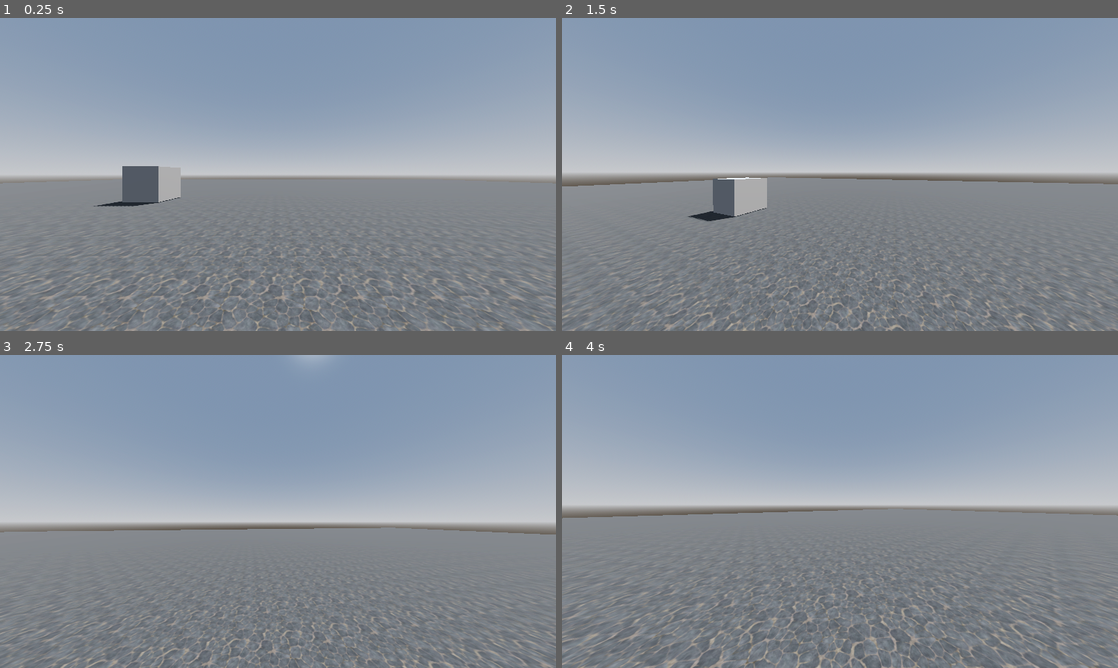
Above: before the commit, frames 1-4 (two rows, left to right).
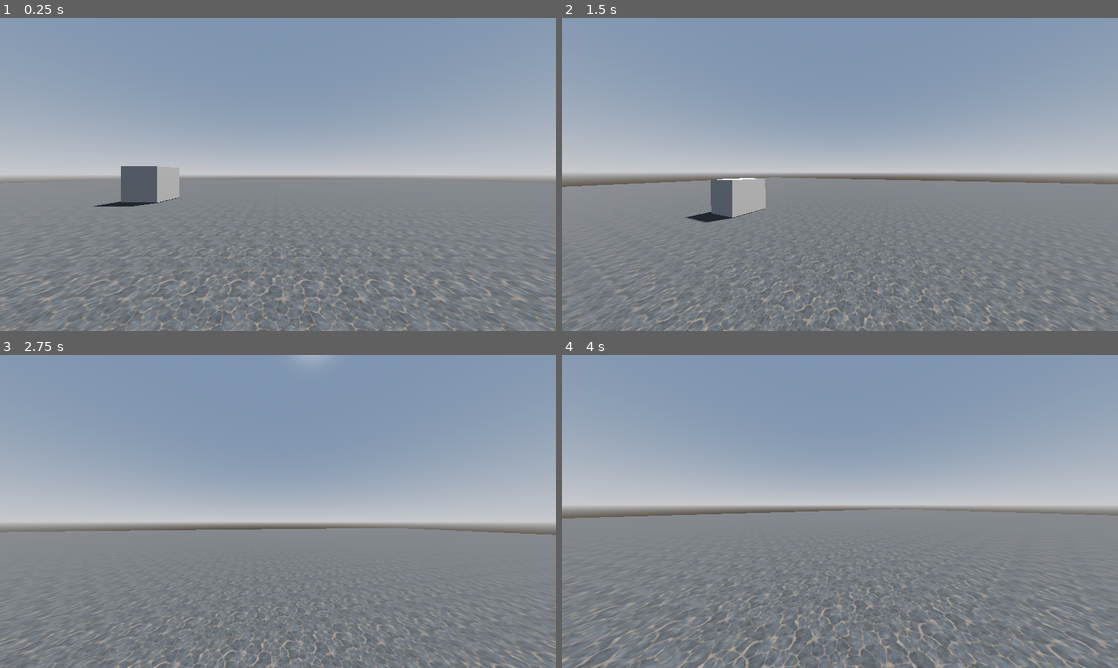
Above: after the commit, the same moments.

Repository: Kmagameguy/FPS-Test
Game: Godot game, scene res://Scenes/world.tscn
Same seed, same stepped clock (60 frames per second), same inputs: the game is played once before the commit and once after it.
Inputs (mouse positions are in pixels of both pictures, inside the frame that each line leads up to):
- Up to frame 1 (0.25 s): no input
- Up to frame 2 (1.5 s): move the mouse to (867, 174) at 0.52 s; hold W (forward) from 0.53 s (still down); tap Shift (sprint) at 0.6 s; tap Space (jump) at 0.77, 0.8, 1.07, 1.35 s; move the mouse to (812, 174) at 1.27 s
- Up to frame 3 (2.75 s): keep holding W (forward); tap Space (jump) at 1.52, 1.82, 2.3 s; tap Shift (sprint) at 1.55, 2.1 s; move the mouse to (289, 505) at 2.02 s
- Up to frame 4 (4 s): keep holding W (forward); move the mouse to (834, 517) at 2.77 s; tap Ctrl (tiptoe) at 2.85 s; tap Space (jump) at 3.02, 3.32, 3.77, 3.8 s; tap Shift (sprint) at 3.05, 3.6 s; move the mouse to (878, 514) at 3.52 s

The runs differ from the first frame. In frame 1, 1.7% of the frame differs, in the area x 0-100%, y 47-100%; in frame 2, 4.3%; in frame 3, 3.8%; in frame 4, 6.0%, in the area x 0-100%, y 49-100%.

Commit message:
Godot 4.7 & Bug Fixes (#2)
* Update to Godot 4.7

* Inverse update & physics_update Code; Woops

* Fix Jump-Related Bug When Tip-Toeing

* Fix Jump Floatiness

* Add *.uid Files

* Clear Transformation Warning

Diff:
--- a/Scenes/player_controller.tscn
+++ b/Scenes/player_controller.tscn
@@ -1,58 +1,57 @@
-[gd_scene load_steps=12 format=3 uid="uid://7v5q1i10fneg"]
+[gd_scene format=3 uid="uid://7v5q1i10fneg"]
 
-[ext_resource type="Script" path="res://Scripts/Player.gd" id="1_m2e61"]
-[ext_resource type="Script" path="res://Scripts/player_state_machine.gd" id="2_033c6"]
-[ext_resource type="Script" path="res://Scripts/player_idle_state.gd" id="3_3uyrk"]
-[ext_resource type="Script" path="res://Scripts/player_walk_state.gd" id="4_2vd8x"]
-[ext_resource type="Script" path="res://Scripts/player_tip_toe_state.gd" id="4_16a1l"]
-[ext_resource type="Script" path="res://Scripts/player_jump_state.gd" id="4_l6q85"]
-[ext_resource type="Script" path="res://Scripts/player_fall_state.gd" id="4_lomln"]
-[ext_resource type="Script" path="res://Scripts/player_sprint_state.gd" id="5_d13fw"]
-[ext_resource type="Script" path="res://Scripts/player_double_jump_state.gd" id="5_jalsx"]
+[ext_resource type="Script" uid="uid://ccr31dpq3owas" path="res://Scripts/Player.gd" id="1_m2e61"]
+[ext_resource type="Script" uid="uid://dyyeyg5wvyy7r" path="res://Scripts/player_state_machine.gd" id="2_033c6"]
+[ext_resource type="Script" uid="uid://b4er171myucyg" path="res://Scripts/player_idle_state.gd" id="3_3uyrk"]
+[ext_resource type="Script" uid="uid://buj0ecaoi8wyd" path="res://Scripts/player_walk_state.gd" id="4_2vd8x"]
+[ext_resource type="Script" uid="uid://jgxp8k57fmiw" path="res://Scripts/player_tip_toe_state.gd" id="4_16a1l"]
+[ext_resource type="Script" uid="uid://d07mf0y4dcqjj" path="res://Scripts/player_jump_state.gd" id="4_l6q85"]
+[ext_resource type="Script" uid="uid://cj5cvduf3p2yk" path="res://Scripts/player_fall_state.gd" id="4_lomln"]
+[ext_resource type="Script" uid="uid://bci2ya425xj4e" path="res://Scripts/player_sprint_state.gd" id="5_d13fw"]
+[ext_resource type="Script" uid="uid://b380l8pwlv734" path="res://Scripts/player_double_jump_state.gd" id="5_jalsx"]
 
 [sub_resource type="CapsuleMesh" id="CapsuleMesh_i5u8c"]
 
 [sub_resource type="ConvexPolygonShape3D" id="ConvexPolygonShape3D_00688"]
 points = PackedVector3Array(-0.125207, -0.532801, -0.480507, 0.0227831, 0.47607, 0.498884, 0.169713, 0.559144, 0.464172 …(924 unchanged characters)…
 
-[node name="Player" type="CharacterBody3D"]
-transform = Transform3D(1, 0, 0, 0, 1, 0, 0, 0, 1, 0, 0.111661, 0)
+[node name="Player" type="CharacterBody3D" unique_id=768835453]
 script = ExtResource("1_m2e61")
 
-[node name="PlayerMesh" type="MeshInstance3D" parent="."]
+[node name="PlayerMesh" type="MeshInstance3D" parent="." unique_id=1192336428]
 transform = Transform3D(1, 0, 0, 0, 1, 0, 0, 0, 1, 0, 1.01561, 0)
 mesh = SubResource("CapsuleMesh_i5u8c")
 
-[node name="PlayerCollision" type="CollisionShape3D" parent="."]
+[node name="PlayerCollision" type="CollisionShape3D" parent="." unique_id=1481192737]
 transform = Transform3D(1, 0, 0, 0, 1, 0, 0, 0, 1, 0, 1.01561, 0)
 shape = SubResource("ConvexPolygonShape3D_00688")
 
-[node name="Head" type="Node3D" parent="."]
+[node name="Head" type="Node3D" parent="." unique_id=962175017]
 transform = Transform3D(1, 0, 0, 0, 1, 0, 0, 0, 1, 0, 1.61846, 0.338459)
 
-[node name="PlayerView" type="Camera3D" parent="Head"]
+[node name="PlayerView" type="Camera3D" parent="Head" unique_id=138934788]
 
-[node name="PlayerStateMachine" type="Node" parent="." node_paths=PackedStringArray("CURRENT_STATE")]
+[node name="PlayerStateMachine" type="Node" parent="." unique_id=2140479651 node_paths=PackedStringArray("CURRENT_STATE")]
 script = ExtResource("2_033c6")
 CURRENT_STATE = NodePath("PlayerIdleState")
 
-[node name="PlayerIdleState" type="Node" parent="PlayerStateMachine"]
+[node name="PlayerIdleState" type="Node" parent="PlayerStateMachine" unique_id=1824404533]
 script = ExtResource("3_3uyrk")
 
-[node name="PlayerFallState" type="Node" parent="PlayerStateMachine"]
+[node name="PlayerFallState" type="Node" parent="PlayerStateMachine" unique_id=321339359]
 script = ExtResource("4_lomln")
 
-[node name="PlayerJumpState" type="Node" parent="PlayerStateMachine"]
+[node name="PlayerJumpState" type="Node" parent="PlayerStateMachine" unique_id=404536001]
 script = ExtResource("4_l6q85")
 
-[node name="PlayerDoubleJumpState" type="Node" parent="PlayerStateMachine"]
+[node name="PlayerDoubleJumpState" type="Node" parent="PlayerStateMachine" unique_id=618414177]
 script = ExtResource("5_jalsx")
 
-[node name="PlayerTipToeState" type="Node" parent="PlayerStateMachine"]
+[node name="PlayerTipToeState" type="Node" parent="PlayerStateMachine" unique_id=704453282]
 script = ExtResource("4_16a1l")
 
-[node name="PlayerSprintState" type="Node" parent="PlayerStateMachine"]
+[node name="PlayerSprintState" type="Node" parent="PlayerStateMachine" unique_id=1051243682]
 script = ExtResource("5_d13fw")
 
-[node name="PlayerWalkState" type="Node" parent="PlayerStateMachine"]
+[node name="PlayerWalkState" type="Node" parent="PlayerStateMachine" unique_id=506104373]
 script = ExtResource("4_2vd8x")
--- a/Scenes/world.tscn
+++ b/Scenes/world.tscn
@@ -24,35 +24,35 @@
 
 [sub_resource type="BoxShape3D" id="BoxShape3D_j5vim"]
 
-[node name="World" type="Node3D"]
+[node name="World" type="Node3D" unique_id=383643689]
 
-[node name="WorldEnvironment" type="WorldEnvironment" parent="."]
+[node name="WorldEnvironment" type="WorldEnvironment" parent="." unique_id=285631595]
 environment = SubResource("Environment_5isl0")
 
-[node name="DirectionalLight3D" type="DirectionalLight3D" parent="."]
+[node name="DirectionalLight3D" type="DirectionalLight3D" parent="." unique_id=1749015214]
 transform = Transform3D(-0.866025, -0.433013, 0.25, 0, 0.5, 0.866025, -0.5, 0.75, -0.433013, 0, 0, 0)
 shadow_enabled = true
 
-[node name="EnvironmentMeshes" type="Node3D" parent="."]
+[node name="EnvironmentMeshes" type="Node3D" parent="." unique_id=740190176]
 
-[node name="GroundPlane" type="CSGBox3D" parent="EnvironmentMeshes"]
+[node name="GroundPlane" type="CSGBox3D" parent="EnvironmentMeshes" unique_id=938161215]
 transform = Transform3D(1, 0, 0, 0, 1, 0, 0, 0, 1, 0.00803566, -0.032505, -0.00945663)
 material_override = SubResource("StandardMaterial3D_k0u5d")
 use_collision = true
 size = Vector3(100, 0.002, 100)
 
-[node name="Box" type="MeshInstance3D" parent="EnvironmentMeshes"]
+[node name="Box" type="MeshInstance3D" parent="EnvironmentMeshes" unique_id=1987905800]
 transform = Transform3D(2, 0, 0, 0, 2, 0, 0, 0, 2, -7.59898, 1, -9.38562)
 mesh = SubResource("BoxMesh_ffe1i")
 
-[node name="BoxBody" type="StaticBody3D" parent="EnvironmentMeshes/Box"]
+[node name="BoxBody" type="StaticBody3D" parent="EnvironmentMeshes/Box" unique_id=482289292]
 
-[node name="BoxCollision" type="CollisionShape3D" parent="EnvironmentMeshes/Box/BoxBody"]
+[node name="BoxCollision" type="CollisionShape3D" parent="EnvironmentMeshes/Box/BoxBody" unique_id=1314967120]
 shape = SubResource("BoxShape3D_j5vim")
 
-[node name="Ramp" type="CSGPolygon3D" parent="EnvironmentMeshes"]
+[node name="Ramp" type="CSGPolygon3D" parent="EnvironmentMeshes" unique_id=709677232]
 transform = Transform3D(1, 0, 0, 0, 1, 0, 0, 0, 1, 3.5028, 0, 0.479416)
 use_collision = true
 polygon = PackedVector2Array(0, 0, 0, 0, 2.86617, 0.914696, 3, 0)
 
-[node name="Player" parent="." instance=ExtResource("2_60ju1")]
+[node name="Player" parent="." unique_id=766434478 instance=ExtResource("2_60ju1")]
--- a/Scripts/Player.gd
+++ b/Scripts/Player.gd
@@ -90,10 +90,12 @@
 		velocity.x = lerp(velocity.x, _direction.x * speed, acceleration)
 		velocity.z = lerp(velocity.z, _direction.z * speed, acceleration)
 	else:
-		var current_velocity = Vector3(velocity.x, velocity.y, velocity.z)
-		var temp_vector = move_toward(Vector3(velocity.x, velocity.y, velocity.z).length(), 0, deceleration)
-		velocity.x = current_velocity.normalized().x * temp_vector
-		velocity.z = current_velocity.normalized().z * temp_vector
+		var horizontal_velocity := Vector3(velocity.x, 0, velocity.z)
+		var new_speed := move_toward(horizontal_velocity.length(), 0, deceleration)
+		var new_horizontal := horizontal_velocity.normalized() * new_speed
+
+		velocity.x = new_horizontal.x
+		velocity.z = new_horizontal.z
 
 func update_velocity() -> void:
 	move_and_slide()
--- a/Scripts/player_fall_state.gd
+++ b/Scripts/player_fall_state.gd
@@ -10,19 +10,22 @@
 	_previous_state = previous_state
 
 func update(delta: float) -> void:
+	PLAYER.update_fov(SPEED, delta)
+
+func physics_update(delta: float) -> void:
 	PLAYER.update_gravity(delta)
 	PLAYER.update_input(SPEED, ACCELERATION, DECELERATION)
 	PLAYER.update_velocity()
 
-	if Input.is_action_just_pressed(PLAYER.STATES.JUMP.ACTION) && _not_previously_jumping():
-		transition.emit(PLAYER.STATES.JUMP.NAME)
+	if Input.is_action_just_pressed(PLAYER.STATES.JUMP.ACTION):
+		if _not_previously_jumping():
+			transition.emit(PLAYER.STATES.JUMP.NAME)
+		elif _previous_state is PlayerJumpState:
+			transition.emit(PLAYER.STATES.DOUBLE_JUMP.NAME)
 
 	if PLAYER.is_on_floor():
 		transition.emit(PLAYER.STATES.IDLE.NAME)
 
-func update_physics(delta: float) -> void:
-	PLAYER.update_fov(SPEED, delta)
-
 func _not_previously_jumping() -> bool:
 	return !(_previous_state is PlayerJumpState ||
 				_previous_state is PlayerDoubleJumpState)
--- a/Scripts/player_idle_state.gd
+++ b/Scripts/player_idle_state.gd
@@ -5,6 +5,10 @@
 @export var DECELERATION: float = 0.25
 
 func update(delta: float) -> void:
+	PLAYER.update_headbob(delta)
+	PLAYER.update_fov(SPEED, delta)
+
+func physics_update(delta: float) -> void:
 	PLAYER.update_gravity(delta)
 	PLAYER.update_input(SPEED, ACCELERATION, DECELERATION)
 	PLAYER.update_velocity()
@@ -17,7 +21,3 @@
 
 	if PLAYER.velocity.y < -3.0 && PLAYER.is_in_air():
 		transition.emit(PLAYER.STATES.FALL.NAME)
-
-func physics_update(delta: float) -> void:
-	PLAYER.update_headbob(delta)
-	PLAYER.update_fov(SPEED, delta)
--- a/Scripts/player_jump_state.gd
+++ b/Scripts/player_jump_state.gd
@@ -10,6 +10,9 @@
 	PLAYER.velocity.y = JUMP_VELOCITY
 
 func update(delta: float) -> void:
+	PLAYER.update_fov(SPEED, delta)
+
+func physics_update(delta: float) -> void:
 	PLAYER.update_gravity(delta)
 	PLAYER.update_input(SPEED * INPUT_REDUCER, ACCELERATION, DECELERATION)
 	PLAYER.update_velocity()
@@ -26,6 +29,3 @@
 
 	if PLAYER.velocity.y < -4.0 && PLAYER.is_in_air():
 		transition.emit(PLAYER.STATES.FALL.NAME)
-
-func physics_update(delta: float) -> void:
-	PLAYER.update_fov(SPEED, delta)
--- a/Scripts/player_sprint_state.gd
+++ b/Scripts/player_sprint_state.gd
@@ -5,6 +5,10 @@
 @export var DECELERATION: float = 0.25
 
 func update(delta: float) -> void:
+	PLAYER.update_headbob(delta)
+	PLAYER.update_fov(SPEED, delta)
+
+func physics_update(delta: float) -> void:
 	PLAYER.update_gravity(delta)
 	PLAYER.update_input(SPEED, ACCELERATION, DECELERATION)
 	PLAYER.update_velocity()
@@ -17,7 +21,3 @@
 
 	if PLAYER.velocity.y < -3.0 && PLAYER.is_in_air():
 		transition.emit(PLAYER.STATES.FALL.NAME)
-
-func physics_update(delta: float) -> void:
-	PLAYER.update_headbob(delta)
-	PLAYER.update_fov(SPEED, delta)
--- a/Scripts/player_tip_toe_state.gd
+++ b/Scripts/player_tip_toe_state.gd
@@ -5,6 +5,10 @@
 @export var DECELERATION: float = 0.25
 
 func update(delta: float) -> void:
+	PLAYER.update_headbob(delta)
+	PLAYER.update_fov(SPEED, delta)
+
+func physics_update(delta: float) -> void:
 	PLAYER.update_gravity(delta)
 	PLAYER.update_input(SPEED, ACCELERATION, DECELERATION)
 	PLAYER.update_velocity()
@@ -12,7 +16,7 @@
 	if Input.is_action_just_released(PLAYER.STATES.TIP_TOE.ACTION):
 		transition.emit(PLAYER.STATES.WALK.NAME)
 
-	if Input.is_action_just_pressed(PLAYER.STATES.JUMP.ACTION):
+	if Input.is_action_just_pressed(PLAYER.STATES.JUMP.ACTION) && PLAYER.is_on_floor():
 		transition.emit(PLAYER.STATES.JUMP.NAME)
 
 	if PLAYER.velocity.length() == 0.0 && PLAYER.is_on_floor():
@@ -20,7 +24,3 @@
 
 	if PLAYER.velocity.y < -3.0 && PLAYER.is_in_air():
 		transition.emit(PLAYER.STATES.FALL.NAME)
-
-func update_physics(delta: float) -> void:
-	PLAYER.update_headbob(delta)
-	PLAYER.update_fov(SPEED, delta)
--- a/Scripts/player_walk_state.gd
+++ b/Scripts/player_walk_state.gd
@@ -5,6 +5,10 @@
 @export var DECELERATION: float = 0.25
 
 func update(delta: float) -> void:
+	PLAYER.update_headbob(delta)
+	PLAYER.update_fov(SPEED, delta)
+
+func physics_update(delta: float) -> void:
 	PLAYER.update_gravity(delta)
 	PLAYER.update_input(SPEED, ACCELERATION, DECELERATION)
 	PLAYER.update_velocity()
@@ -23,7 +27,3 @@
 
 	if PLAYER.velocity.y < -3.0 && PLAYER.is_in_air():
 		transition.emit(PLAYER.STATES.FALL.NAME)
-
-func physics_update(delta: float) -> void:
-	PLAYER.update_headbob(delta)
-	PLAYER.update_fov(SPEED, delta)
--- a/project.godot
+++ b/project.godot
@@ -8,11 +8,15 @@
 
 config_version=5
 
+[animation]
+
+compatibility/default_parent_skeleton_in_mesh_instance_3d=true
+
 [application]
 
 config/name="FPS-Test"
 run/main_scene="res://Scenes/world.tscn"
-config/features=PackedStringArray("4.2", "Forward Plus")
+config/features=PackedStringArray("4.7", "Forward Plus")
 config/icon="res://icon.svg"
 
 [display]
@@ -29,50 +33,50 @@
 
 jump={
 "deadzone": 0.5,
-"events": [Object(InputEventKey,"resource_local_to_scene":fa …(171 unchanged characters)… keycode":32,"key_label":0,"unicode":32,"echo":false,"script":null)
+"events": [Object(InputEventKey,"resource_local_to_scene":fa …(171 unchanged characters)… keycode":32,"key_label":0,"unicode":32,"location":0,"echo":false,"script":null)
 ]
 }
 left={
 "deadzone": 0.5,
-"events": [Object(InputEventKey,"resource_local_to_scene":fa …(171 unchanged characters)… keycode":65,"key_label":0,"unicode":97,"echo":false,"script":null)
-, Object(InputEventKey,"resource_local_to_scene":false,"reso …(166 unchanged characters)… ode":4194319,"key_label":0,"unicode":0,"echo":false,"script":null)
+"events": [Object(InputEventKey,"resource_local_to_scene":fa …(171 unchanged characters)… keycode":65,"key_label":0,"unicode":97,"location":0,"echo":false,"script":null)
+, Object(InputEventKey,"resource_local_to_scene":false,"reso …(166 unchanged characters)… ode":4194319,"key_label":0,"unicode":0,"location":0,"echo":false,"script":null)
 ]
 }
 right={
 "deadzone": 0.5,
-"events": [Object(InputEventKey,"resource_local_to_scene":fa …(172 unchanged characters)… eycode":68,"key_label":0,"unicode":100,"echo":false,"script":null)
-, Object(InputEventKey,"resource_local_to_scene":false,"reso …(166 unchanged characters)… ode":4194321,"key_label":0,"unicode":0,"echo":false,"script":null)
+"events": [Object(InputEventKey,"resource_local_to_scene":fa …(172 unchanged characters)… eycode":68,"key_label":0,"unicode":100,"location":0,"echo":false,"script":null)
+, Object(InputEventKey,"resource_local_to_scene":false,"reso …(166 unchanged characters)… ode":4194321,"key_label":0,"unicode":0,"location":0,"echo":false,"script":null)
 ]
 }
 forward={
 "deadzone": 0.5,
-"events": [Object(InputEventKey,"resource_local_to_scene":fa …(172 unchanged characters)… eycode":87,"key_label":0,"unicode":119,"echo":false,"script":null)
-, Object(InputEventKey,"resource_local_to_scene":false,"reso …(166 unchanged characters)… ode":4194320,"key_label":0,"unicode":0,"echo":false,"script":null)
+"events": [Object(InputEventKey,"resource_local_to_scene":fa …(172 unchanged characters)… eycode":87,"key_label":0,"unicode":119,"location":0,"echo":false,"script":null)
+, Object(InputEventKey,"resource_local_to_scene":false,"reso …(166 unchanged characters)… ode":4194320,"key_label":0,"unicode":0,"location":0,"echo":false,"script":null)
 ]
 }
 backward={
 "deadzone": 0.5,
-"events": [Object(InputEventKey,"resource_local_to_scene":fa …(172 unchanged characters)… eycode":83,"key_label":0,"unicode":115,"echo":false,"script":null)
-, Object(InputEventKey,"resource_local_to_scene":false,"reso …(166 unchanged characters)… ode":4194322,"key_label":0,"unicode":0,"echo":false,"script":null)
+"events": [Object(InputEventKey,"resource_local_to_scene":fa …(172 unchanged characters)… eycode":83,"key_label":0,"unicode":115,"location":0,"echo":false,"script":null)
+, Object(InputEventKey,"resource_local_to_scene":false,"reso …(166 unchanged characters)… ode":4194322,"key_label":0,"unicode":0,"location":0,"echo":false,"script":null)
 ]
 }
 sprint={
 "deadzone": 0.5,
-"events": [Object(InputEventKey,"resource_local_to_scene":fa …(175 unchanged characters)… ode":4194325,"key_label":0,"unicode":0,"echo":false,"script":null)
+"events": [Object(InputEventKey,"resource_local_to_scene":fa …(175 unchanged characters)… ode":4194325,"key_label":0,"unicode":0,"location":0,"echo":false,"script":null)
 ]
 }
 crouch={
 "deadzone": 0.5,
-"events": [Object(InputEventKey,"resource_local_to_scene":fa …(175 unchanged characters)… ode":4194326,"key_label":0,"unicode":0,"echo":false,"script":null)
+"events": [Object(InputEventKey,"resource_local_to_scene":fa …(175 unchanged characters)… ode":4194326,"key_label":0,"unicode":0,"location":0,"echo":false,"script":null)
 ]
 }
 exit={
 "deadzone": 0.5,
-"events": [Object(InputEventKey,"resource_local_to_scene":fa …(175 unchanged characters)… ode":4194305,"key_label":0,"unicode":0,"echo":false,"script":null)
+"events": [Object(InputEventKey,"resource_local_to_scene":fa …(175 unchanged characters)… ode":4194305,"key_label":0,"unicode":0,"location":0,"echo":false,"script":null)
 ]
 }
 tiptoe={
 "deadzone": 0.5,
-"events": [Object(InputEventKey,"resource_local_to_scene":fa …(175 unchanged characters)… ode":4194326,"key_label":0,"unicode":0,"echo":false,"script":null)
+"events": [Object(InputEventKey,"resource_local_to_scene":fa …(175 unchanged characters)… ode":4194326,"key_label":0,"unicode":0,"location":0,"echo":false,"script":null)
 ]
 }
Not shown: 1 places in Scenes/world.tscn that only renumber resources
Not shown, added: Scripts/Player.gd.uid
Not shown, added: Scripts/player_double_jump_state.gd.uid
Not shown, added: Scripts/player_fall_state.gd.uid
Not shown, added: Scripts/player_idle_state.gd.uid
Not shown, added: Scripts/player_jump_state.gd.uid
Not shown, added: Scripts/player_movement_state.gd.uid
Not shown, added: Scripts/player_sprint_state.gd.uid
Not shown, added: Scripts/player_state.gd.uid
Not shown, added: Scripts/player_state_machine.gd.uid
Not shown, added: Scripts/player_tip_toe_state.gd.uid
Not shown, added: Scripts/player_walk_state.gd.uid
